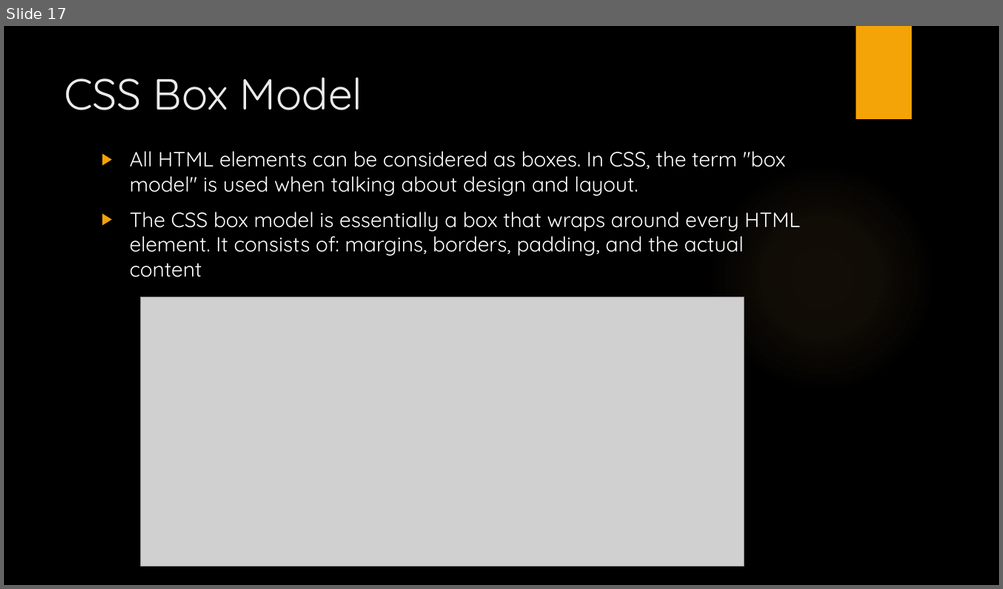
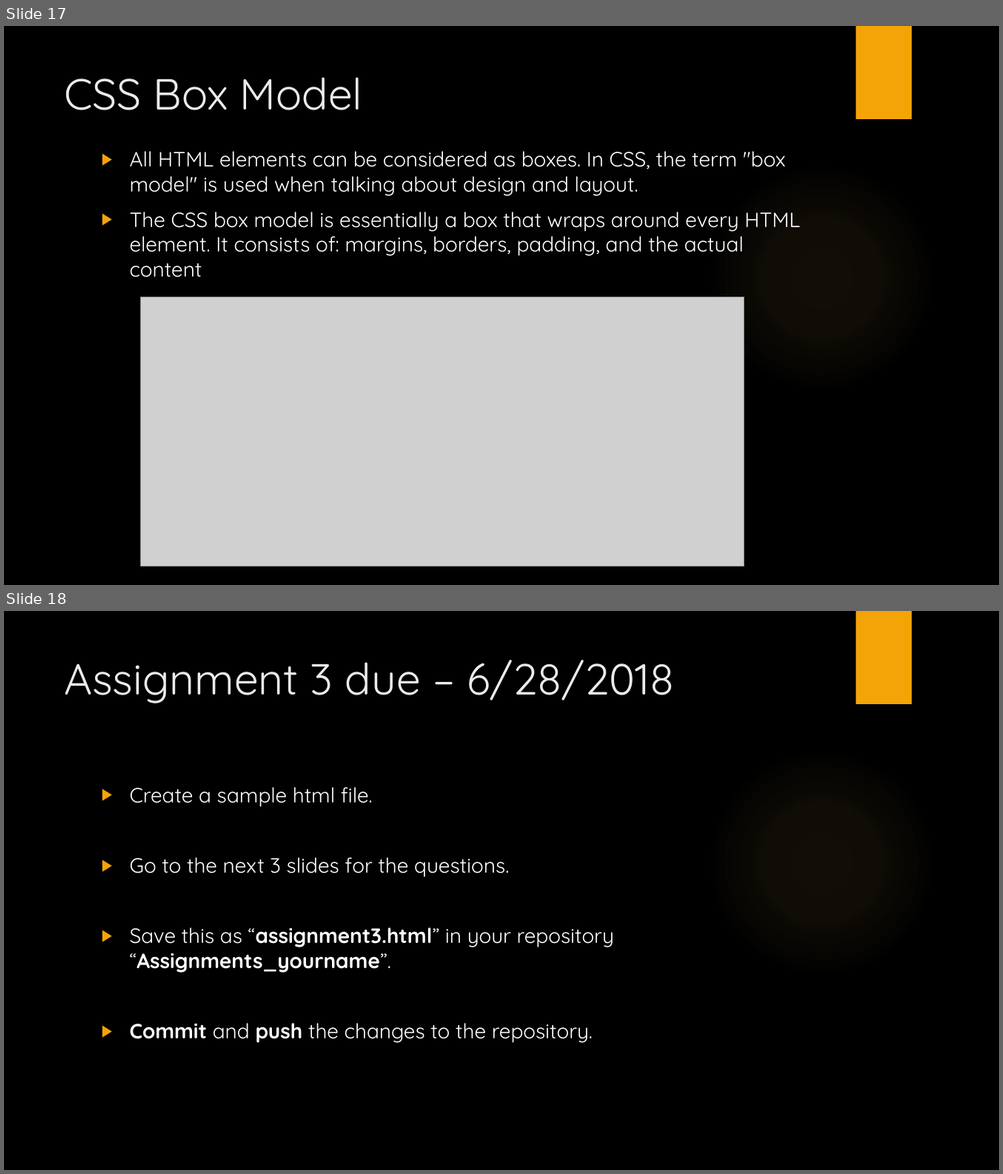
Before and after one commit to manupeethambar888/webdev, a slide deck: Day 3 - Introduction to CSS - Cascading Style Sheets.pptx. Shown one above the other, each under a label of ours: slide 17 before the commit, slides 17 and 18 after it. The pictures are 1003x589 and 1003x1174 pixels, drawn with LibreOffice and Linux fonts; fonts in the diff are those of the drawing; grey boxes stand for pictures; background and template pictures are left out. Boxes give left, top, right and bottom in pixels: in the first picture for what was removed or moved away, otherwise in the second. Text is boxed around its words. In the diff, an @@ line names an element or a change of style, - is before the commit and + after.

```diff
--- a/Day 3 - Introduction to CSS - Cascading Style Sheets.pptx
+++ b/Day 3 - Introduction to CSS - Cascading Style Sheets.pptx
@@ slide 18 added at (4,611,999,1170), background picture (left out); not listed: 2 template elements that a slide beside it also shows @@
@@ title added at (64,660,674,703), 42 pt, text #EBEBEB @@
+Assignment 3 due – 6/28/2018
@@ text added at (130,787,614,1043), 20 pt, text #FFFFFF @@
+▶ Create a sample html file.
+▶ Go to the next 3 slides for the questions.
+▶ Save this as “assignment3.html” in your repository “Assignments_yourname”.
+▶ Commit and push the changes to the repository.
```
Also in this commit, not shown: 3 slides changed.
